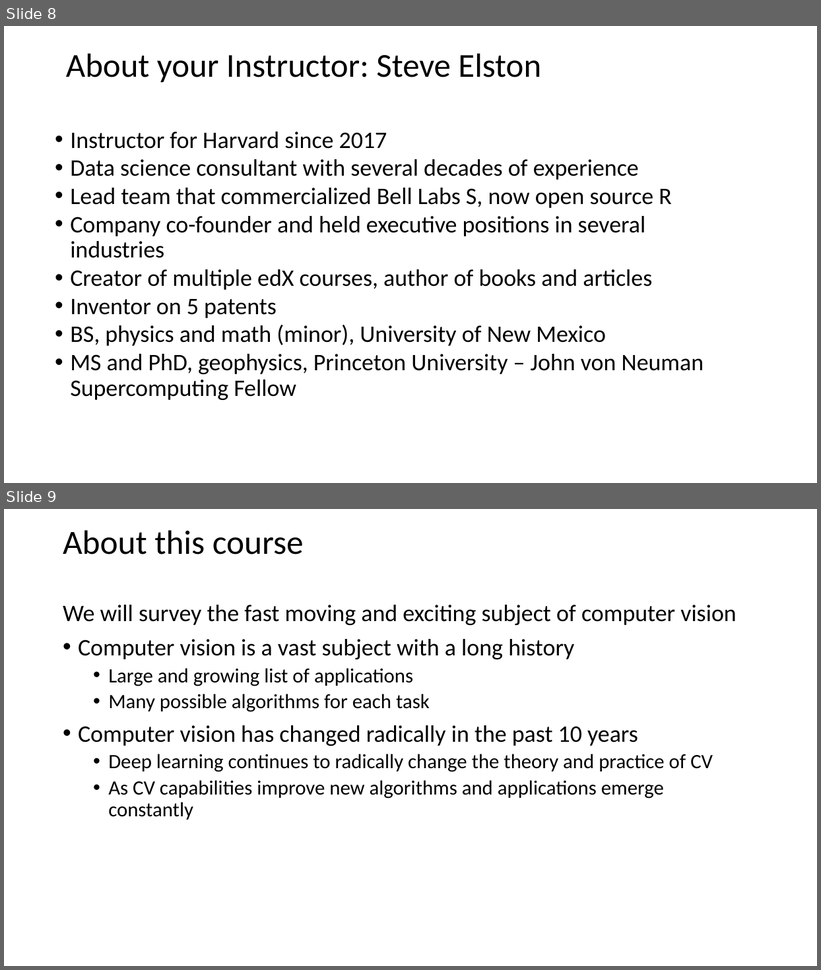
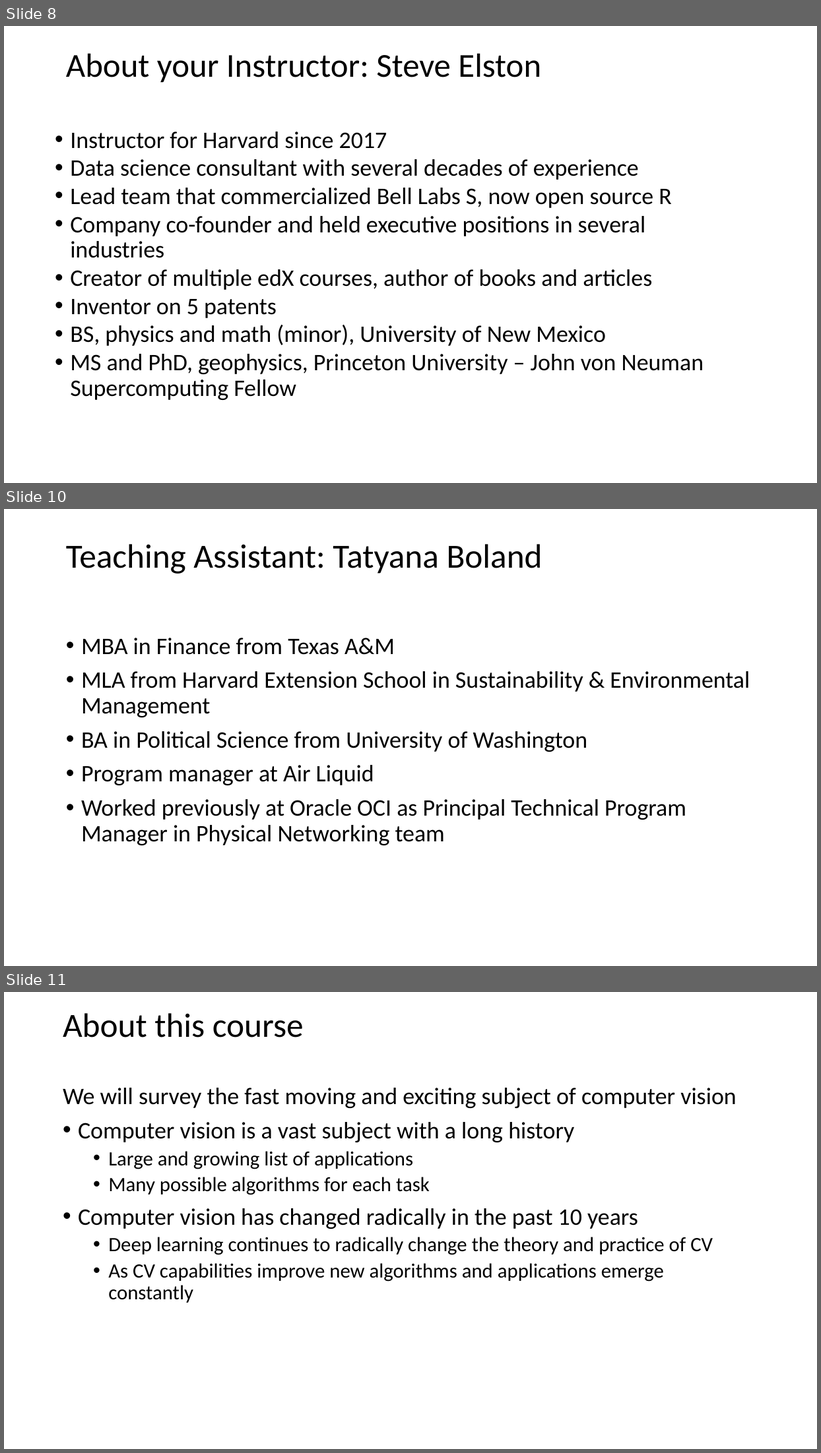
Before and after one commit to StephenElston/CSCI-E25, a slide deck: Slides/1_Introduction.pptx. Shown one above the other, each under a label of ours: slides 8 and 9 before the commit, slides 8, 10 and 11 after it; the slides between them are not shown. The pictures are 821x970 and 821x1453 pixels, drawn with LibreOffice and Linux fonts; fonts in the diff are those of the drawing. Boxes give left, top, right and bottom in pixels: in the first picture for what was removed or moved away, otherwise in the second. Text is boxed around its words. In the diff, an @@ line names an element or a change of style, - is before the commit and + after.

```diff
--- a/Slides/1_Introduction.pptx
+++ b/Slides/1_Introduction.pptx
@@ slide 10 added at [4, 509, 817, 966], background #FFFFFF @@
@@ title added at [66, 544, 543, 574], 40 pt, text #000000 @@
+Teaching Assistant: Tatyana Boland
@@ text added at [81, 638, 750, 846], 28 pt, text #000000 @@
+• MBA in Finance from Texas A&M
+• MLA from Harvard Extension School in Sustainability & Environmental Management
+• BA in Political Science from University of Washington
+• Program manager at Air Liquid
+• Worked previously at Oracle OCI as Principal Technical Program Manager in Physical Networking team
@@ what was slide 9 is now slide 11 @@
```
Also in this commit, not shown: 1 other slide added, 1 other file.
